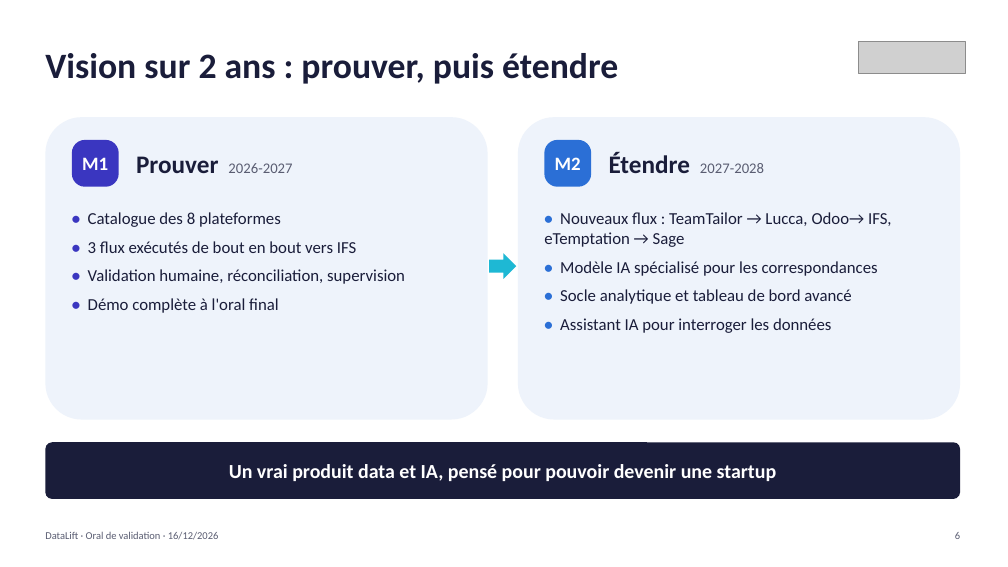
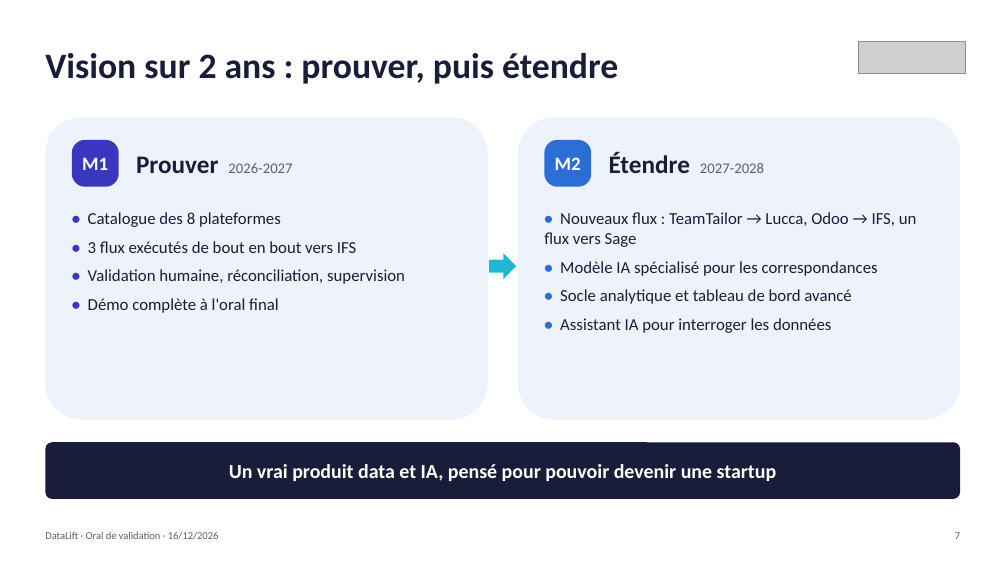
Before and after one commit to youcefaddou/datalift-modules, a slide deck: slide 7 of docs/oral/DataLift_oral_validation_16-12-2026.pptx. Drawn at 1008x567 pixels with LibreOffice and Linux fonts; fonts in the diff are those of the drawing; grey boxes stand for pictures. Boxes give left, top, right and bottom in pixels: in the first picture for what was removed or moved away, otherwise in the second. Text is boxed around its words. In the diff, an @@ line names an element or a change of style, - is before the commit and + after.

```diff
--- a/docs/oral/DataLift_oral_validation_16-12-2026.pptx
+++ b/docs/oral/DataLift_oral_validation_16-12-2026.pptx
@@ text at [544,212,917,247]: text changed @@
-• Nouveaux flux : TeamTailor → Lucca, Odoo→ IFS, eTemptation → Sage
+• Nouveaux flux : TeamTailor → Lucca, Odoo → IFS, un flux vers Sage
@@ text at [955,532,960,539]: text changed @@
-6
+7
```
Also in this commit, not shown: 10 other slides changed, 2 slides added, 1 slide removed, 1 other file.
